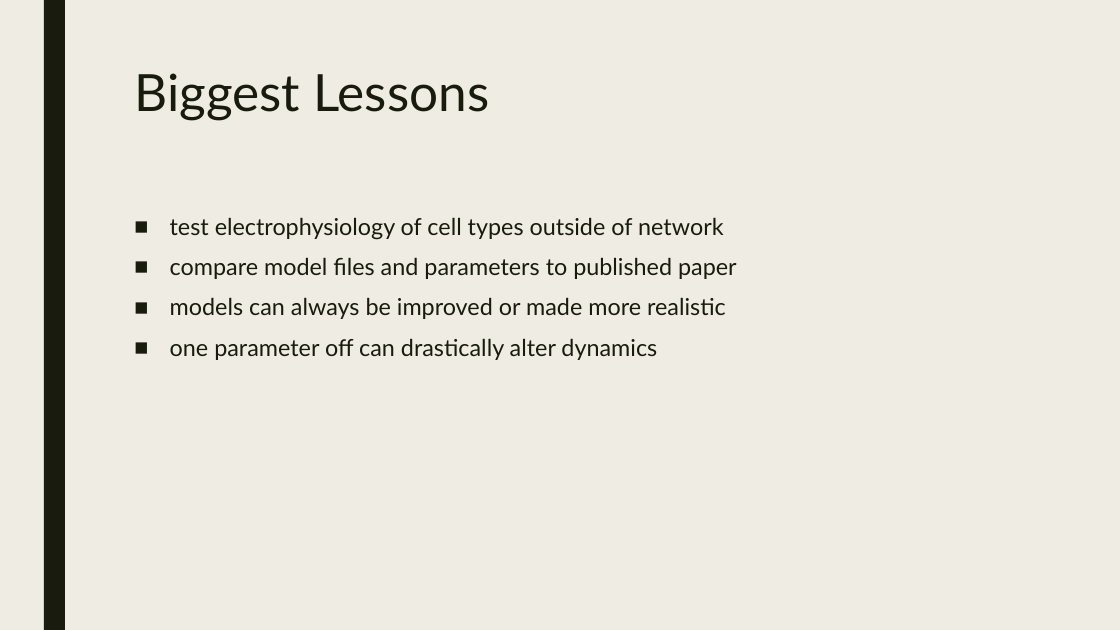
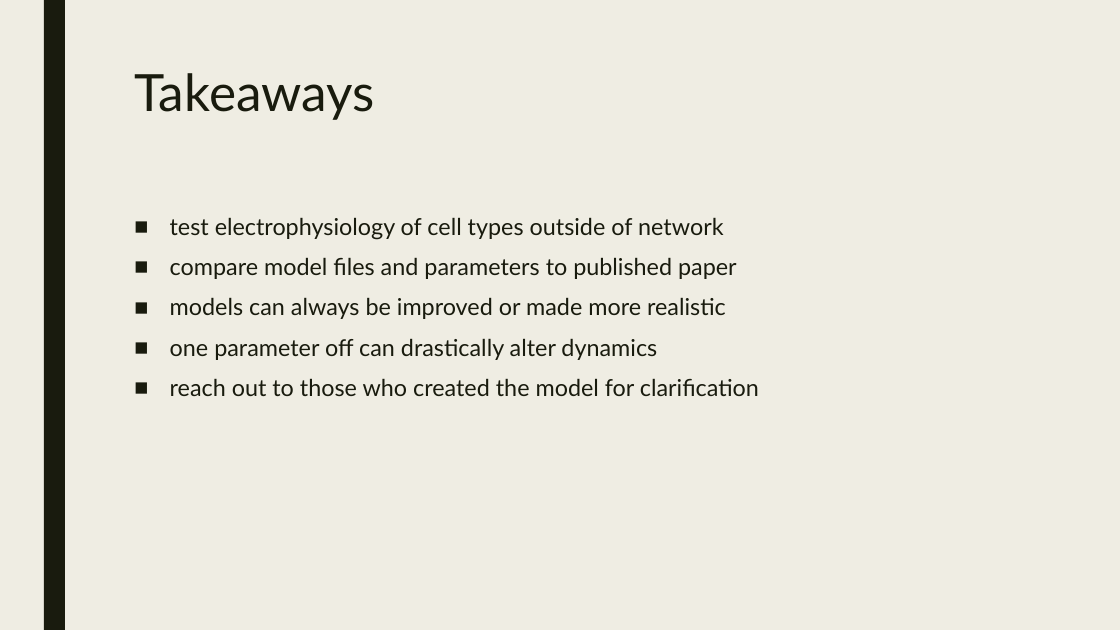
Before and after one commit to kedoxey/netpyne-project, a slide deck: slide 14 of presentation/netpyne-slides.pptx (slide 15 before the commit). Drawn at 1120x630 pixels with LibreOffice and Linux fonts; fonts in the diff are those of the drawing. Boxes give left, top, right and bottom in pixels: in the first picture for what was removed or moved away, otherwise in the second. Text is boxed around its words. In the diff, an @@ line names an element or a change of style, - is before the commit and + after.

```diff
--- a/presentation/netpyne-slides.pptx
+++ b/presentation/netpyne-slides.pptx
@@ title at (x1=134, y1=73, x2=374, y2=120): text changed @@
-Biggest Lessons
+Takeaways
@@ text at (x1=170, y1=378, x2=759, y2=396): paragraph added @@
+■ reach out to those who created the model for clarification
```
Also in this commit, not shown: 7 other slides changed, 1 slide removed.
